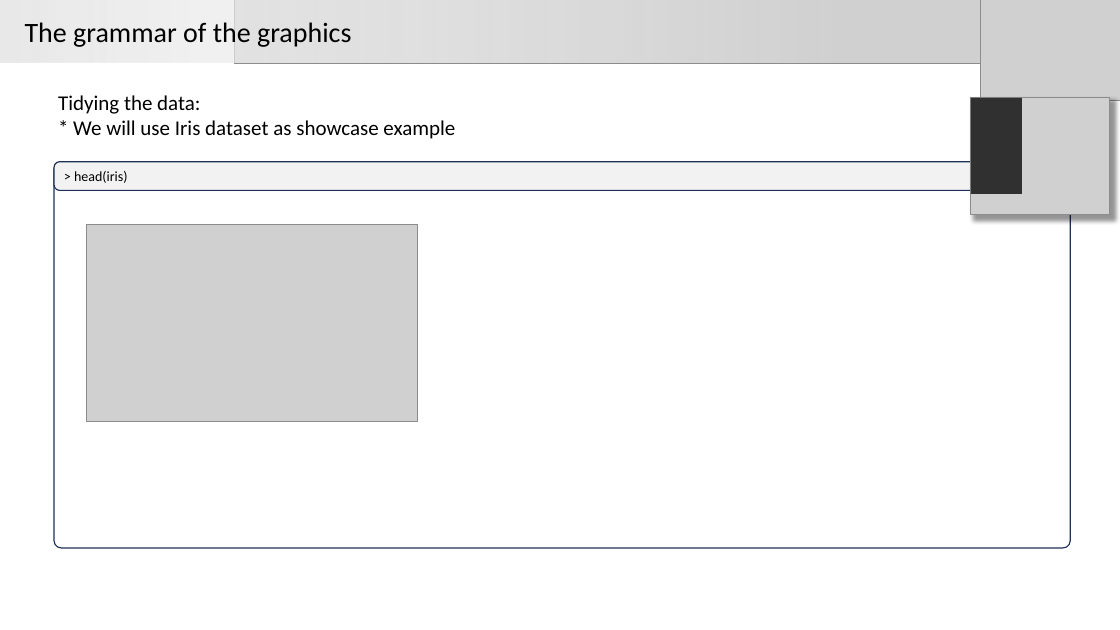
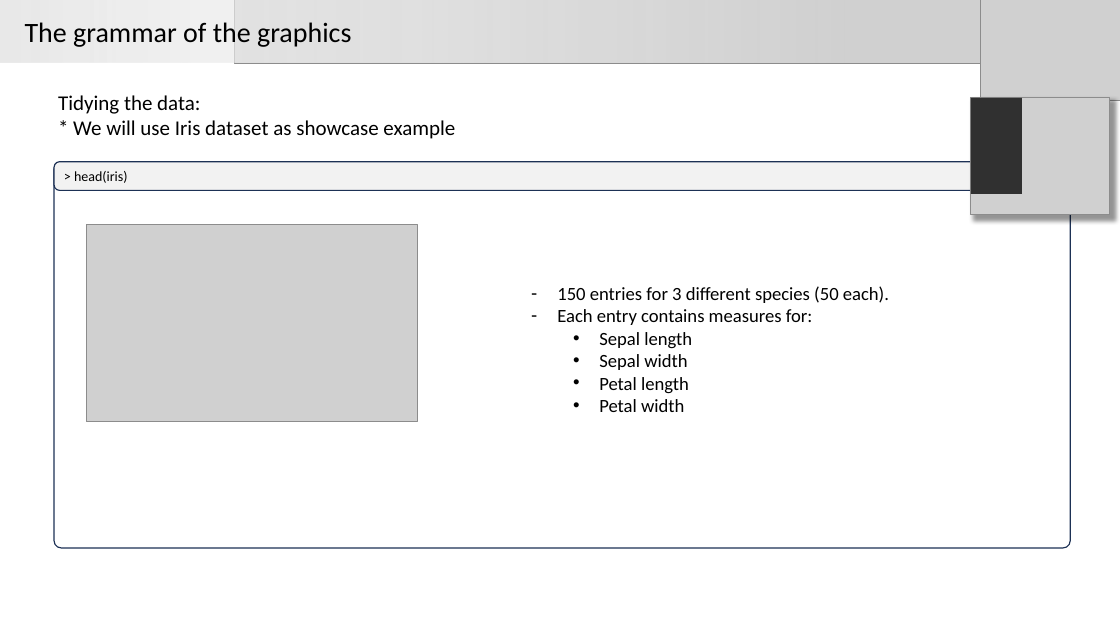
Before and after one commit to Carlospq/ggplot2Workshop, a slide deck: slide 18 of GGplot_workshop.pptx. Drawn at 1120x630 pixels with LibreOffice and Linux fonts; fonts in the diff are those of the drawing; grey boxes stand for pictures. Boxes give left, top, right and bottom in pixels: in the first picture for what was removed or moved away, otherwise in the second. Text is boxed around its words. In the diff, an @@ line names an element or a change of style, - is before the commit and + after.

```diff
--- a/GGplot_workshop.pptx
+++ b/GGplot_workshop.pptx
@@ text added at box(557, 286, 889, 412), 16 pt, text #000000 @@
+– 150 entries for 3 different species (50 each).
+– Each entry contains measures for:
+  • Sepal length
+  • Sepal width
+  • Petal length
+  • Petal width
```
Also in this commit, not shown: 11 other slides changed, 1 slide added, 2 slides removed, 3 other files.
